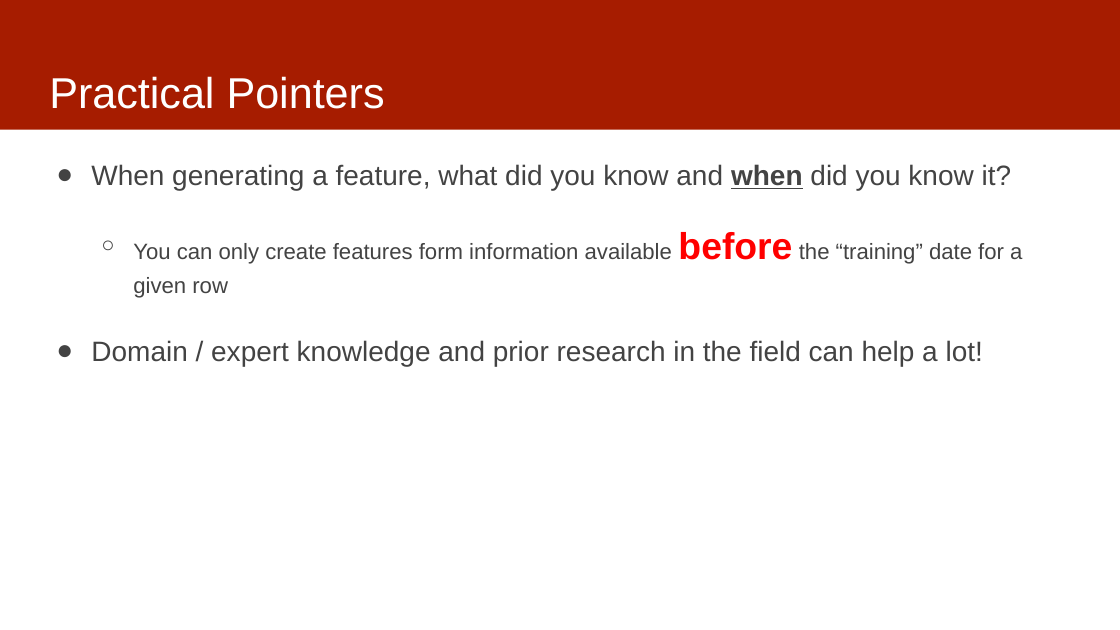
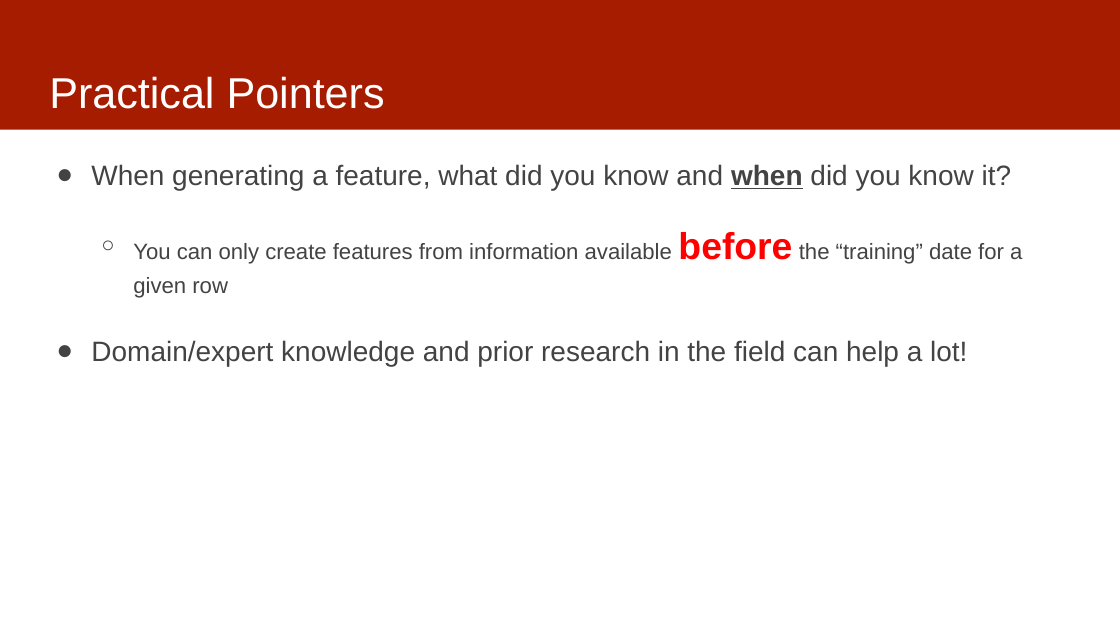
Before and after one commit to dssg/mlforpublicpolicylab, a slide deck: slide 8 of 07 - Features/features-and-imputation.pptx (slide 4 before the commit). Drawn at 1120x630 pixels with LibreOffice and Linux fonts; fonts in the diff are those of the drawing. Boxes give left, top, right and bottom in pixels: in the first picture for what was removed or moved away, otherwise in the second. Text is boxed around its words. In the diff, an @@ line names an element or a change of style, - is before the commit and + after.

Commit message:
updates to features slides

```diff
--- a/07 - Features/features-and-imputation.pptx
+++ b/07 - Features/features-and-imputation.pptx
@@ text at (91,232,1022,366): text changed @@
-  ○ You can only create features form information available before the “training” date for a given row
-● Domain / expert knowledge and prior research in the field can help a lot!
+  ○ You can only create features from information available before the “training” date for a given row
+● Domain/expert knowledge and prior research in the field can help a lot!
```
Also in this commit, not shown: 8 other slides changed, 9 slides added.
